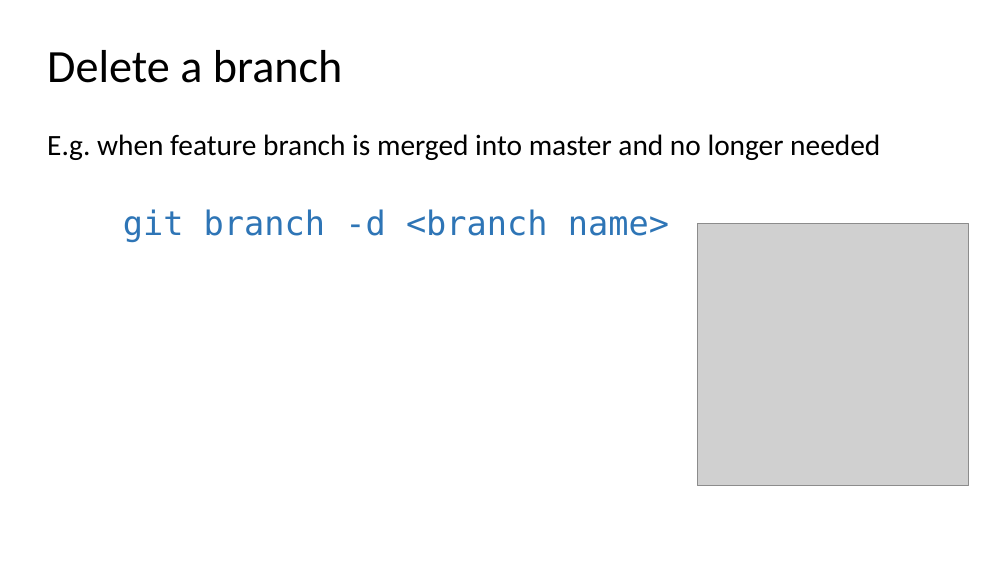
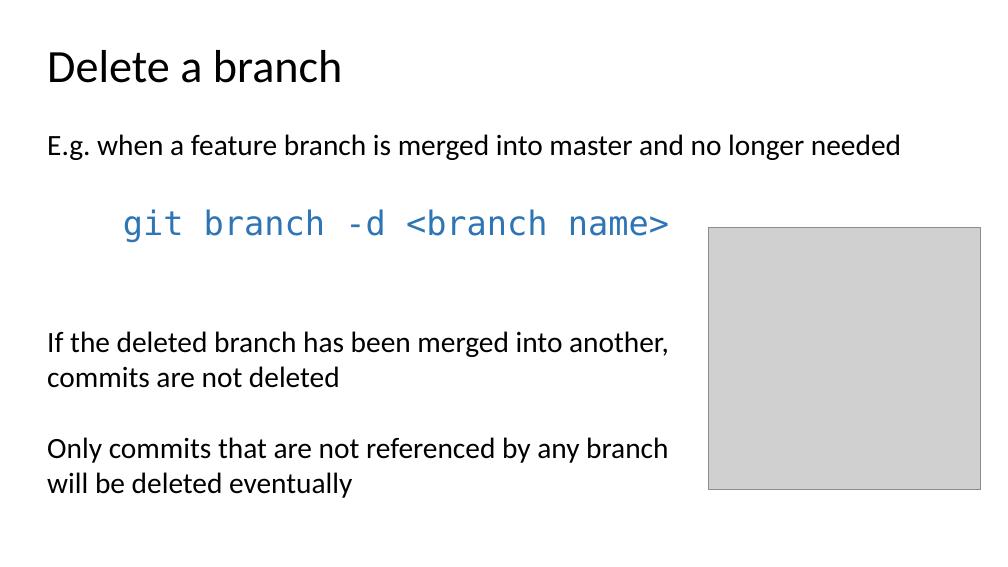
Before and after one commit to ogvolkov/git-101, a slide deck: slide 41 of git101.pptx. Drawn at 1008x567 pixels with LibreOffice and Linux fonts; fonts in the diff are those of the drawing; grey boxes stand for pictures. Boxes give left, top, right and bottom in pixels: in the first picture for what was removed or moved away, otherwise in the second. Text is boxed around its words. In the diff, an @@ line names an element or a change of style, - is before the commit and + after.

```diff
--- a/git101.pptx
+++ b/git101.pptx
@@ text at (x1=47, y1=134, x2=901, y2=160): text changed @@
-E.g. when feature branch is merged into master and no longer needed
+E.g. when a feature branch is merged into master and no longer needed
@@ picture moved from (x1=697, y1=224, x2=969, y2=486) to (x1=709, y1=228, x2=980, y2=490) @@
@@ text at (x1=47, y1=331, x2=669, y2=498): paragraphs added @@
+If the deleted branch has been merged into another,
+commits are not deleted
+Only commits that are not referenced by any branch
+will be deleted eventually
```
Also in this commit, not shown: 4 other slides changed, 2 slides added, 3 slides removed.
